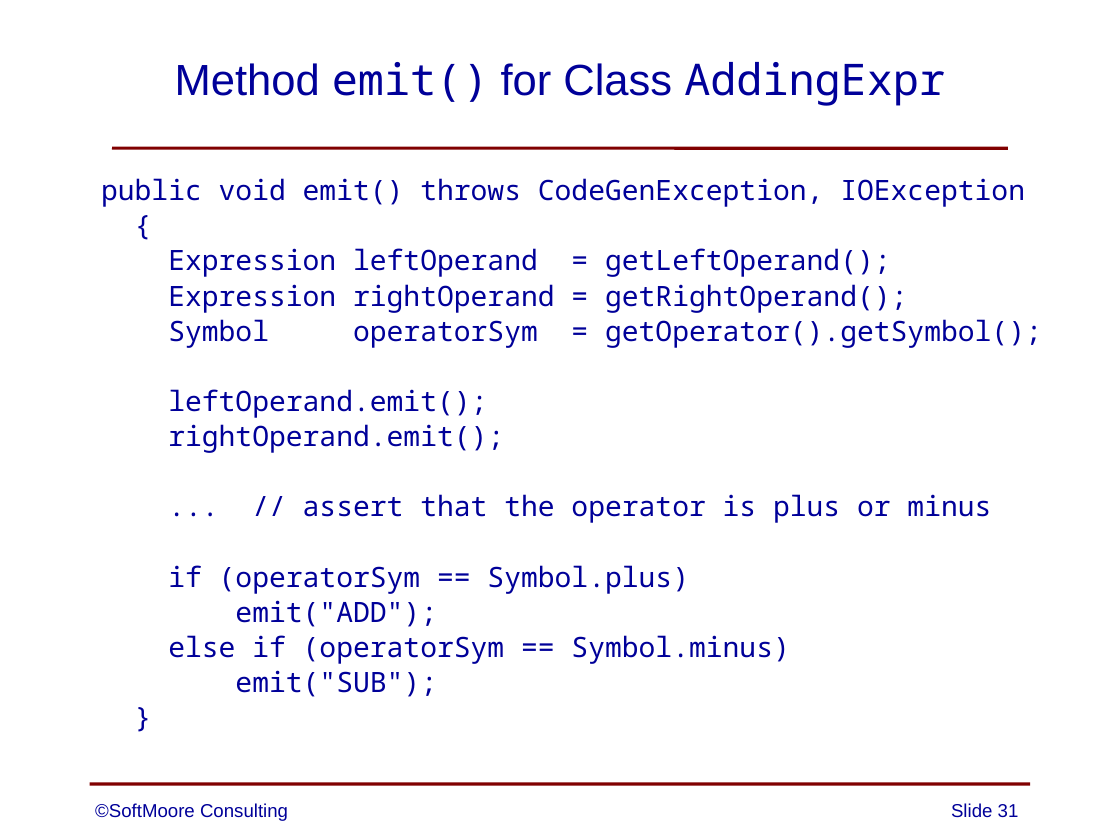
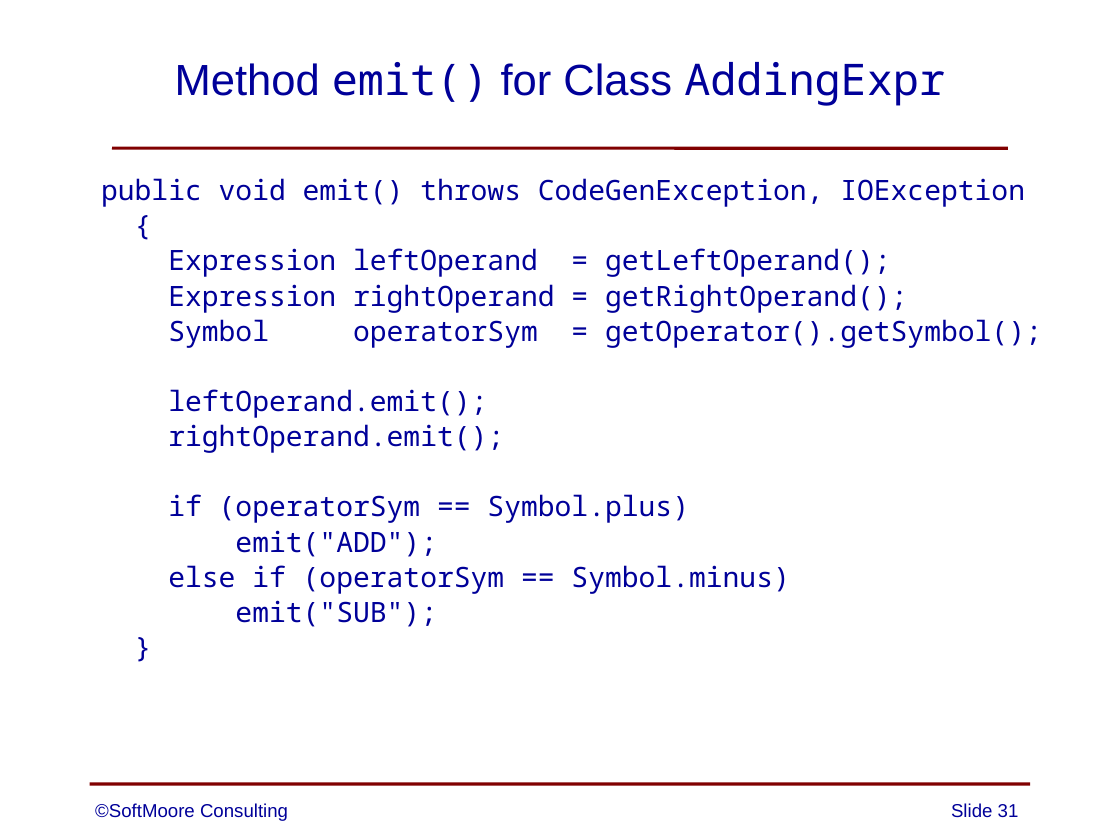
Before and after one commit to SoftMoore/CPRL, a slide deck: slide 31 of PowerPoint Slides/11 - Code Generation.pptx. Drawn at 1120x840 pixels with LibreOffice and Linux fonts; fonts in the diff are those of the drawing. Boxes give left, top, right and bottom in pixels: in the first picture for what was removed or moved away, otherwise in the second. Text is boxed around its words. In the diff, an @@ line names an element or a change of style, - is before the commit and + after.

```diff
--- a/PowerPoint Slides/11 - Code Generation.pptx
+++ b/PowerPoint Slides/11 - Code Generation.pptx
@@ text at (x1=303, y1=494, x2=991, y2=523): paragraph removed @@
-... // assert that the operator is plus or minus
```
Also in this commit, not shown: 1 other file.
